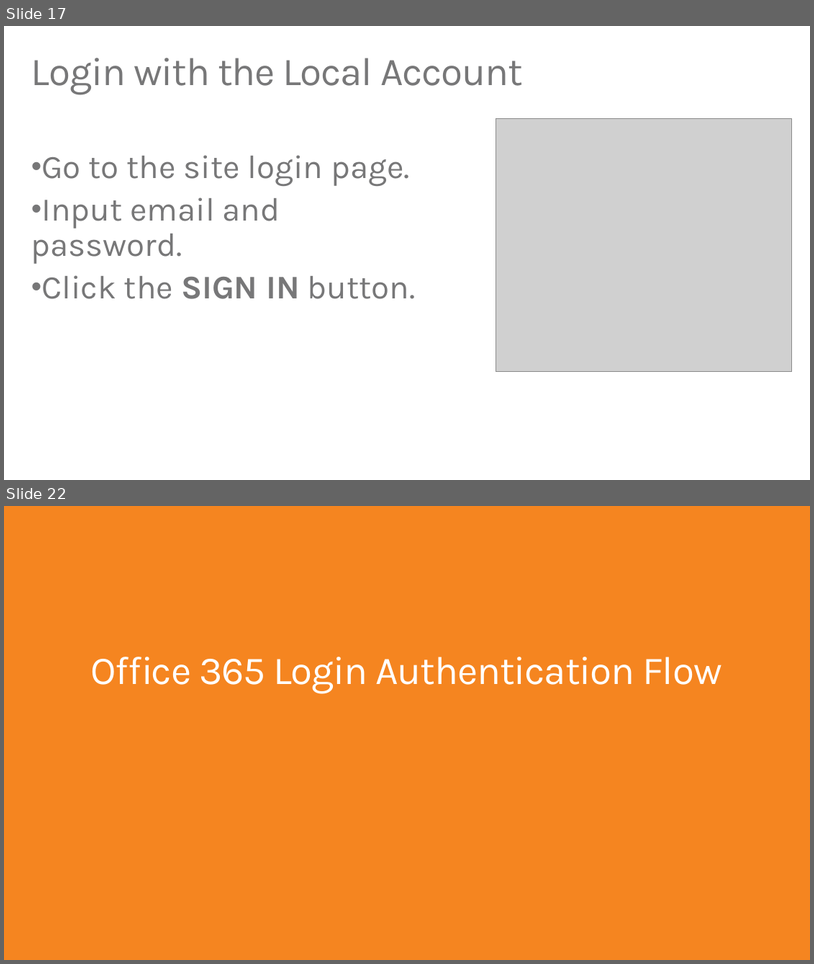
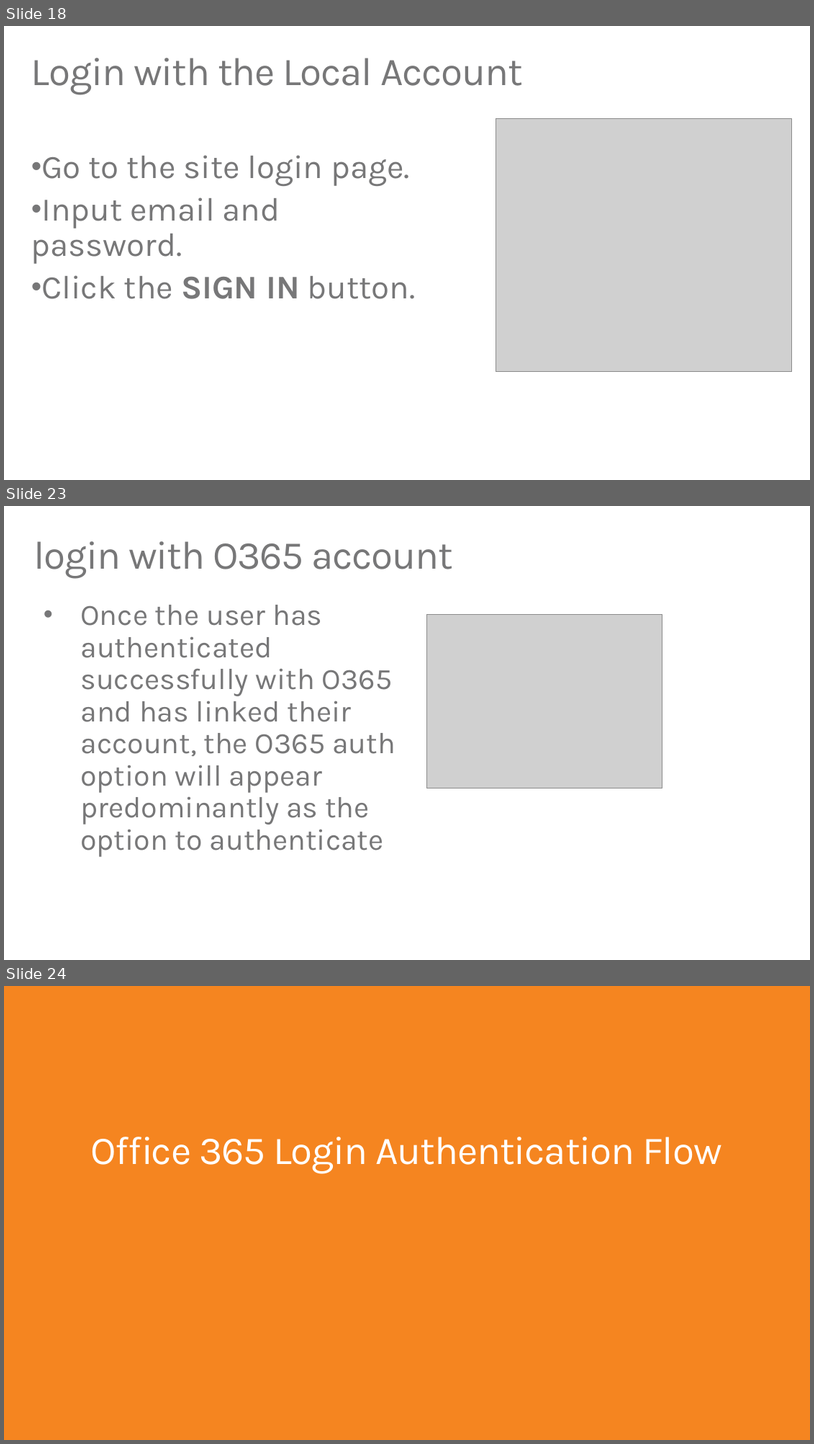
Before and after one commit to TylerLu/EDUGraphAPI-Angular, a slide deck: EDU GRAPH-API Demo Script.pptx. Shown one above the other, each under a label of ours: slides 17 and 22 before the commit, slides 18, 23 and 24 after it; the slides between them are not shown. The pictures are 814x964 and 814x1444 pixels, drawn with LibreOffice and Linux fonts; fonts in the diff are those of the drawing; grey boxes stand for pictures. Boxes give left, top, right and bottom in pixels: in the first picture for what was removed or moved away, otherwise in the second. Text is boxed around its words. In the diff, an @@ line names an element or a change of style, - is before the commit and + after.

```diff
--- a/EDU GRAPH-API Demo Script.pptx
+++ b/EDU GRAPH-API Demo Script.pptx
@@ slide 23 added at bbox=[4, 506, 810, 960], background #FFFFFF @@
@@ title added at bbox=[34, 541, 454, 579], 48 pt, text #777778 @@
+login with O365 account
@@ text added at bbox=[80, 605, 396, 857], 36 pt, text #777778 @@
+• Once the user has authenticated successfully with O365 and has linked their account, the O365 auth option will appear predominantly as the option to authenticate
@@ picture added at bbox=[427, 614, 663, 788] @@
@@ what was slide 17 is now slide 18 @@
@@ what was slide 22 is now slide 24 @@
```
Also in this commit, not shown: 22 slides changed, 2 other slides added, 4 other files.
